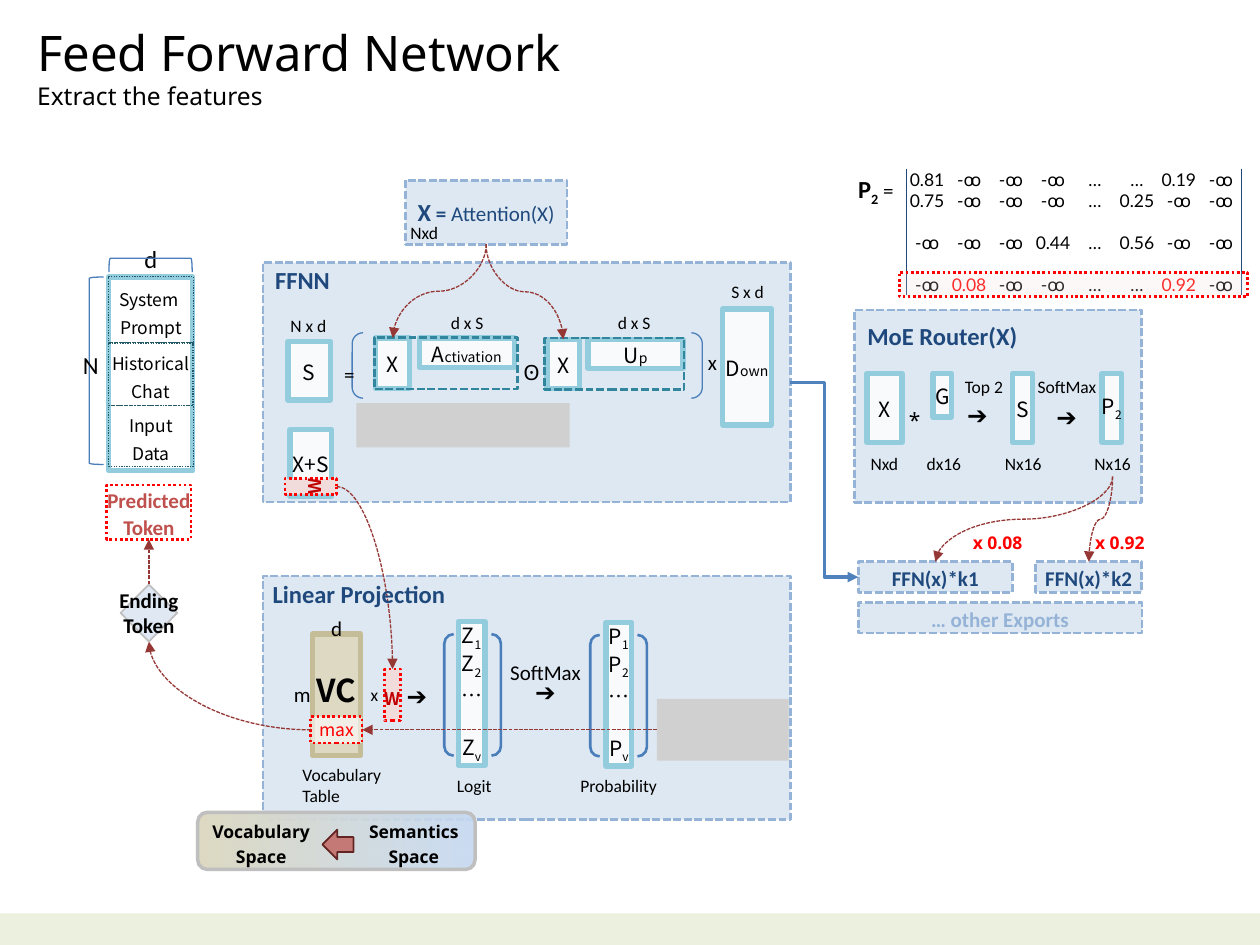
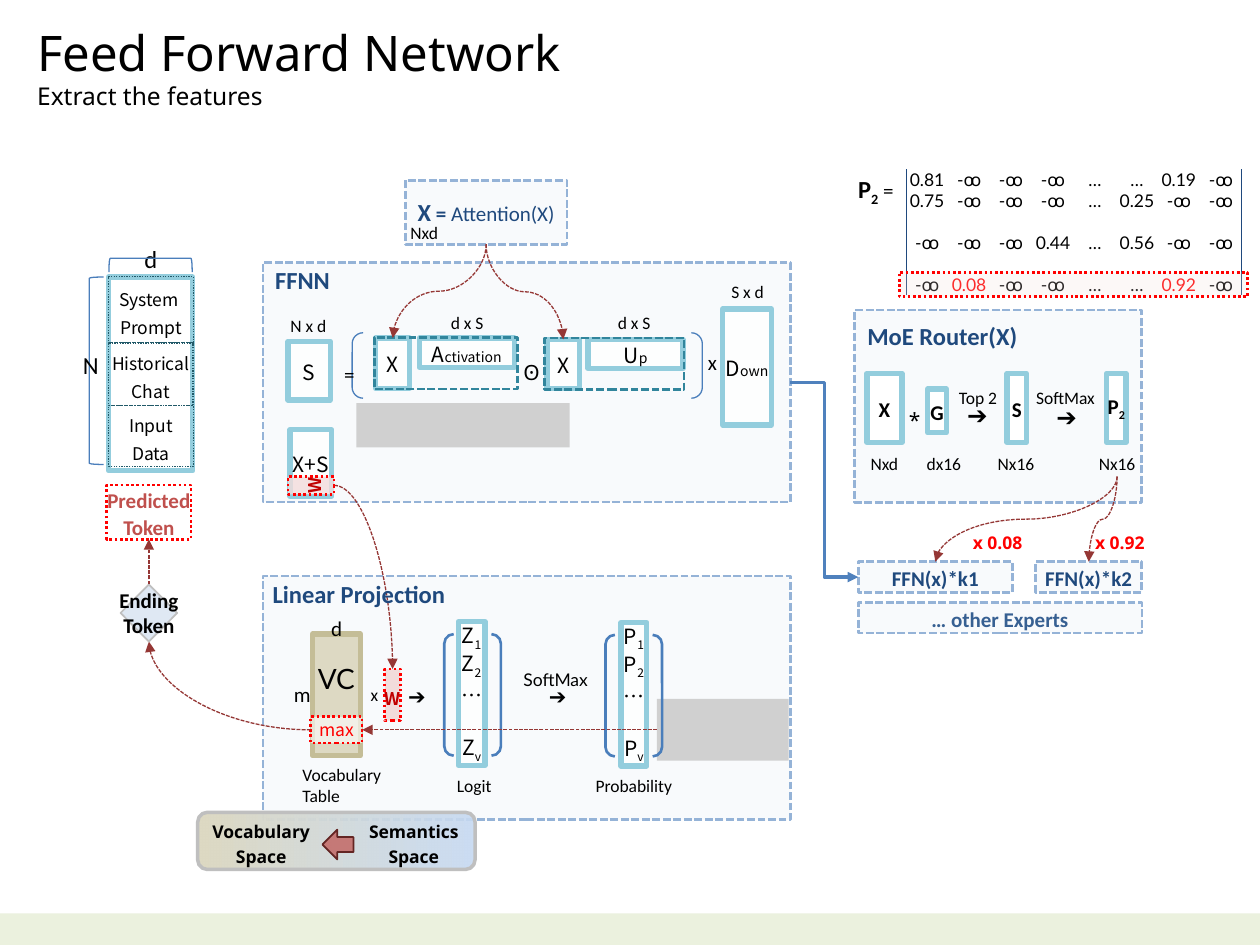
Before and after one commit to navibator/crazy-ai, a slide deck: slide 10 of ai.pptx. Drawn at 1260x945 pixels with LibreOffice and Linux fonts; fonts in the diff are those of the drawing; grey boxes stand for pictures. Boxes give left, top, right and bottom in pixels: in the first picture for what was removed or moved away, otherwise in the second. Text is boxed around its words. In the diff, an @@ line names an element or a change of style, - is before the commit and + after.

```diff
--- a/ai.pptx
+++ b/ai.pptx
@@ font Noto Sans CJK SC to Calibri, bold on; fill #FFFFFF at 80% opacity to #FFFFFF in 4 elements at (x1=867, y1=373, x2=902, y2=442), (x1=1106, y1=373, x2=1125, y2=442), (x1=1007, y1=373, x2=1026, y2=442), (x1=927, y1=389, x2=946, y2=433) @@
@@ rectangle "G" moved from (x1=934, y1=373, x2=953, y2=417) to (x1=927, y1=389, x2=946, y2=433) @@
@@ text "Top 2" moved from (x1=965, y1=381, x2=1003, y2=396) to (x1=959, y1=392, x2=997, y2=407) @@
@@ rectangle "S" moved from (x1=1013, y1=373, x2=1032, y2=442) to (x1=1007, y1=373, x2=1026, y2=442) @@
@@ text "SoftMax" moved from (x1=1038, y1=381, x2=1097, y2=393) to (x1=1036, y1=392, x2=1095, y2=404) @@
@@ rectangle "P2" moved from (x1=1102, y1=373, x2=1121, y2=442) to (x1=1106, y1=373, x2=1125, y2=442) @@
@@ rectangle "W" resized from (x1=284, y1=479, x2=336, y2=495) to (x1=288, y1=477, x2=335, y2=495) @@
@@ rectangle "W" at (x1=288, y1=477, x2=335, y2=495): fill #F2DCDB to #F2DCDB at 80% opacity @@
@@ curved arrow moved from (1113, 476) - (935, 562) to (1118, 476) - (935, 562) @@
@@ text "Nx16" moved from (x1=1005, y1=458, x2=1041, y2=470) to (x1=998, y1=458, x2=1034, y2=470) @@
@@ curved arrow moved from (1113, 476) - (1089, 562) to (1118, 476) - (1089, 562) @@
@@ text "Nx16" moved from (x1=1094, y1=458, x2=1130, y2=470) to (x1=1099, y1=458, x2=1135, y2=470) @@
@@ curved arrow (334, 485) - (393, 669): route changed @@
@@ fill #95B3D7 at 30% opacity to #DCE6F2 at 20% opacity in 7 elements at (x1=858, y1=562, x2=1012, y2=592), (x1=1036, y1=562, x2=1142, y2=592), (x1=854, y1=310, x2=1142, y2=503), (x1=406, y1=180, x2=567, y2=244), (x1=263, y1=262, x2=791, y2=501), (x1=263, y1=576, x2=791, y2=820), (x1=858, y1=602, x2=1142, y2=633) @@
@@ text in rectangle at (x1=951, y1=612, x2=1069, y2=634): text changed; text colour #95B3D7 to #376092 @@
-  … other Exports
+  … other Experts
@@ rectangle "VC" at (x1=312, y1=634, x2=360, y2=755): size 18 to 16 pt, font Noto Sans CJK SC to Lato, bold off @@
@@ 1 rectangle, 1 text, 1 bracket pair moved together from (x1=580, y1=622, x2=656, y2=795) to (x1=596, y1=622, x2=672, y2=795) @@
@@ text "➔" at (x1=392, y1=675, x2=442, y2=718): size 14 to 12 pt @@
@@ text "SoftMax" moved from (x1=510, y1=665, x2=580, y2=680) to (x1=523, y1=673, x2=587, y2=686) @@
@@ text "SoftMax" at (x1=523, y1=673, x2=587, y2=686): size 12 to 10 pt, font Calibri to Lato @@
@@ text "➔" at (x1=530, y1=682, x2=581, y2=711): size 14 to 12 pt @@
@@ text "➔" moved from (x1=520, y1=670, x2=571, y2=713) to (x1=530, y1=682, x2=581, y2=711) @@
```
Also in this commit, not shown: 4 other slides changed, 1 other file.
